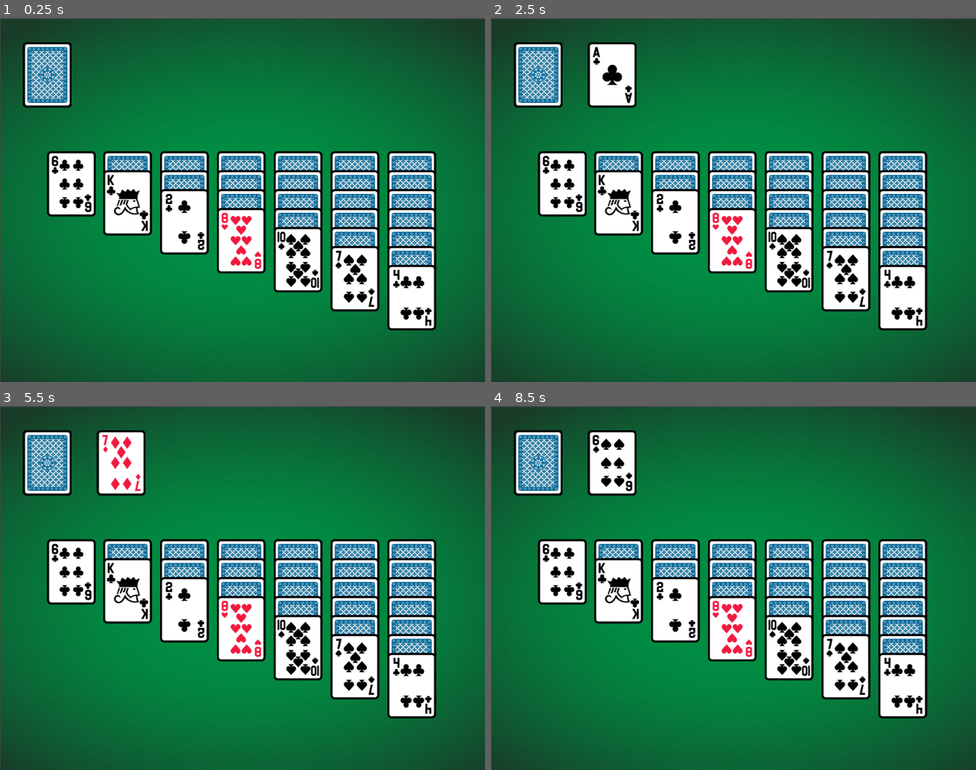
Above: before the commit, frames 1-4 (two rows, left to right).
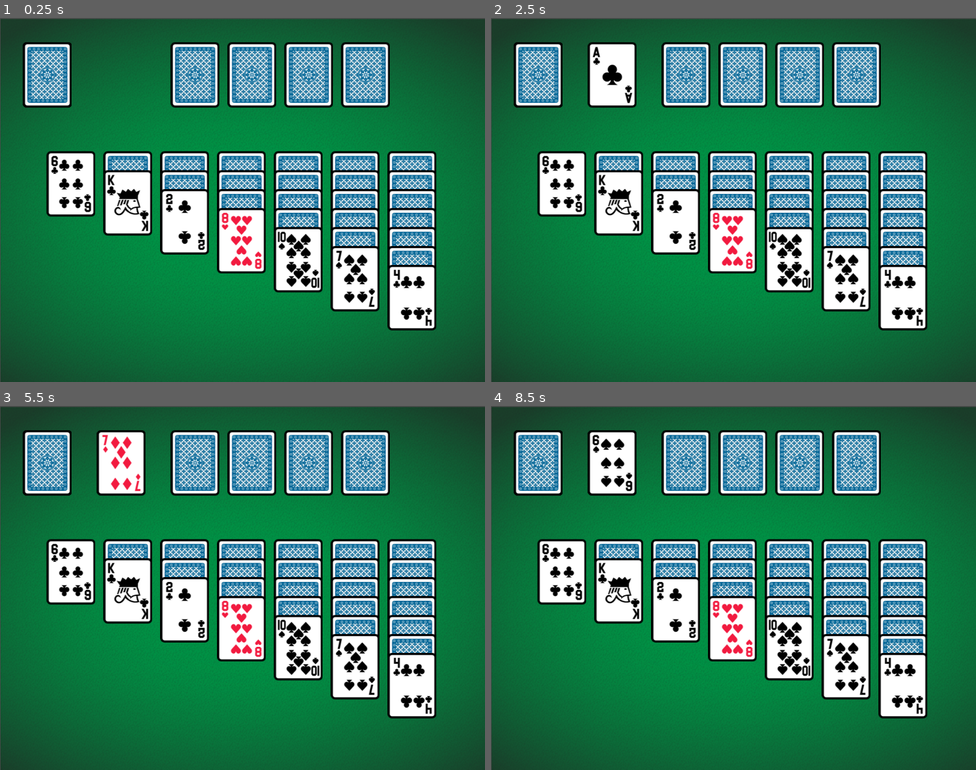
Above: after the commit, the same moments.

Repository: josajunior81/solitaire
Game: Godot game, scene res://board.tscn
Same seed, same stepped clock (60 frames per second), same inputs: the game is played once before the commit and once after it.
Inputs (mouse positions are in pixels of both pictures, inside the frame that each line leads up to):
- Up to frame 1 (0.25 s): no input
- Up to frame 2 (2.5 s): tap Enter at 0.5, 2 s; drag from (539, 76) to (782, 119) at 0.52 s; tap Space at 1.25 s; drag from (539, 76) to (709, 272) at 1.27 s; move the mouse to (539, 76) at 2.02 s; click (539, 76) at 2.17 s
- Up to frame 3 (5.5 s): tap Space at 2.75, 4.25 s; drag from (48, 464) to (97, 533) at 2.77 s; tap Enter at 3.5 s; drag from (48, 464) to (266, 588) at 3.52 s; drag from (48, 464) to (169, 497) at 4.27 s; move the mouse to (48, 464) at 5.02 s; click (48, 464) at 5.17 s
- Up to frame 4 (8.5 s): drag from (539, 464) to (636, 606) at 5.77 s; drag from (539, 464) to (782, 507) at 6.52 s; drag from (539, 464) to (709, 660) at 7.27 s; move the mouse to (539, 464) at 8.02 s; click (539, 464) at 8.17 s

The runs differ from the first frame. In frame 1, 13% of the frame differs, in the area x 9-90%, y 6-86%; in frame 2, 13%; in frame 3, 13%; in frame 4, 13%.

Commit message:
Cards and more

Diff:
--- a/board.tscn
+++ b/board.tscn
@@ -1,9 +1,10 @@
-[gd_scene load_steps=5 format=2]
+[gd_scene load_steps=6 format=2]
 
 [ext_resource path="res://assets/cards-bg3.png" type="Texture" id=1]
 [ext_resource path="res://card.tscn" type="PackedScene" id=2]
 [ext_resource path="res://deck.tscn" type="PackedScene" id=3]
 [ext_resource path="res://scripts/board.gd" type="Script" id=4]
+[ext_resource path="res://dock.tscn" type="PackedScene" id=5]
 
 [node name="Board" type="Node2D" groups=[
 "cards",
@@ -25,24 +26,36 @@
 [node name="Tween" type="Tween" parent="."]
 
 [node name="1_card" type="Position2D" parent="."]
-position = Vector2( 150.797, 350 )
+position = Vector2( 150, 350 )
 
 [node name="2_card" type="Position2D" parent="."]
-position = Vector2( 269.209, 350 )
+position = Vector2( 270, 350 )
 
 [node name="3_card" type="Position2D" parent="."]
-position = Vector2( 389.209, 350 )
+position = Vector2( 390, 350 )
 
 [node name="4_card" type="Position2D" parent="."]
-position = Vector2( 509.209, 350 )
+position = Vector2( 510, 350 )
 
 [node name="5_card" type="Position2D" parent="."]
-position = Vector2( 629.209, 350 )
+position = Vector2( 630, 350 )
 
 [node name="6_card" type="Position2D" parent="."]
-position = Vector2( 749.209, 350 )
+position = Vector2( 750, 350 )
 
 [node name="7_card" type="Position2D" parent="."]
-position = Vector2( 869.209, 350 )
+position = Vector2( 870, 350 )
+
+[node name="Area2D" parent="." instance=ExtResource( 5 )]
+position = Vector2( 412, 120 )
+
+[node name="Area2D2" parent="." instance=ExtResource( 5 )]
+position = Vector2( 532, 120 )
+
+[node name="Area2D3" parent="." instance=ExtResource( 5 )]
+position = Vector2( 652, 120 )
+
+[node name="Area2D4" parent="." instance=ExtResource( 5 )]
+position = Vector2( 772, 120 )
 [connection signal="next_card" from="Deck" to="." method="_on_next_card"]
 [connection signal="tween_completed" from="Tween" to="." method="_on_card_tween_completed"]
--- a/card.tscn
+++ b/card.tscn
@@ -79,3 +79,4 @@
 anims/Flip = SubResource( 2 )
 
 [node name="Tween" type="Tween" parent="."]
+[connection signal="tween_completed" from="Tween" to="." method="_on_card_tween_completed"]
--- /dev/null
+++ b/dock.tscn
@@ -0,0 +1,15 @@
+[gd_scene load_steps=3 format=2]
+
+[ext_resource path="res://assets/Pack/back.png" type="Texture" id=1]
+
+[sub_resource type="RectangleShape2D" id=1]
+extents = Vector2( 52.0554, 68.9537 )
+
+[node name="Area2D" type="Area2D"]
+input_pickable = false
+
+[node name="Sprite" type="Sprite" parent="."]
+texture = ExtResource( 1 )
+
+[node name="CollisionShape2D" type="CollisionShape2D" parent="."]
+shape = SubResource( 1 )
--- a/project.godot
+++ b/project.godot
@@ -25,6 +25,7 @@
 
 [rendering]
 
+quality/driver/driver_name="GLES2"
 vram_compression/import_etc=true
 vram_compression/import_etc2=false
 environment/default_environment="res://default_env.tres"
--- a/scripts/board.gd
+++ b/scripts/board.gd
@@ -14,7 +14,7 @@
 signal dock_card(card, node)
 signal flip_card(card, pos)
 signal set_card_parent(card, node)
-signal set_card_last_position(card, pos)
+signal set_card_last_position(card, pos, y_padding)
 signal set_card_on_top(card, on_top)
 
 func _ready():
@@ -49,7 +49,7 @@
 			card_posy = card_posy + 40
 			board_cards[index-1].append(card)
 			emit_signal("set_card_parent", card, node)
-			emit_signal("set_card_last_position", card, card.position)
+			emit_signal("set_card_last_position", card, card.global_position, card.position.y)
 			if (i+1) == index:
 				emit_signal("flip_card", card, Vector2(0,0))
 				emit_signal("set_card_on_top", card, true)
@@ -61,7 +61,7 @@
 		c.add_to_group("cards")
 		zindex = zindex + 1
 		emit_signal("set_card_parent", c, $Deck)
-		emit_signal("set_card_last_position", c, c.position)
+		emit_signal("set_card_last_position", c, c.global_position, 0)
 
 	available_cards = cards
 
@@ -78,7 +78,7 @@
 
 		emit_signal("flip_card", card, Vector2(0,0))
 		emit_signal("set_card_parent", card, $OpenCard)
-		emit_signal("set_card_last_position", card, card.position)
+		emit_signal("set_card_last_position", card, card.global_position, 0)
 		emit_signal("set_card_on_top", card, true)
 
 		if open_cards.size() > 0:
@@ -94,7 +94,7 @@
 				$OpenCard.remove_child(child)
 				$Deck.add_child(child)
 				emit_signal("set_card_parent", child, $Deck)
-				emit_signal("set_card_last_position", child, child.position)
+				emit_signal("set_card_last_position", child, child.global_position, 0)
 				emit_signal("flip_card", child, Vector2(0,0))
 
 func _on_card_tween_completed(object, key):
--- a/scripts/card.gd
+++ b/scripts/card.gd
@@ -5,6 +5,7 @@
 var drag_enabled = false
 var card_dragging
 export var speed = 75
+var y_pos = 0
 var last_position = Vector2(0,0)
 var open_position = Vector2(0,0)
 var reveal = false
@@ -25,19 +26,10 @@
 			if event.pressed:
 				card_dragging = self
 				drag_enabled = true
-				last_position = position
 				get_parent().remove_child(self)
 				board_node.add_child(self)
 			else:
 				drag_enabled = false
-				get_parent().remove_child(self)
-				original_parent.add_child(self)
-
-#func _input(event):
-#	if event is InputEventMouseButton:
-#		if event.button_index == BUTTON_LEFT and not event.pressed:
-#			drag_enabled = false
-
 
 func _physics_process(delta):
 	var movement = Vector2()
@@ -50,9 +42,7 @@
 			print("I collided with ", collision.collider.name)
 	else:
 		if flipped and card_dragging == self:
-			print(card_dragging)
-			card_dragging = null
-			$Tween.interpolate_property(self, "position", position, last_position, 0.2, Tween.TRANS_CUBIC, Tween.EASE_OUT)
+			$Tween.interpolate_property(self, "position", position, last_position, 0.05, Tween.TRANS_LINEAR, Tween.EASE_OUT)
 			$Tween.start()
 
 	input_pickable = flipped and on_top
@@ -89,10 +79,19 @@
 	if card == self:
 		original_parent = parent
 
-func _on_set_last_position(card, pos):
+func _on_set_last_position(card, pos, y_padding):
 	if card == self:
 		last_position = pos
+		y_pos = y_padding
 
 func _on_set_card_on_top(card, is_on_top):
 	if card == self:
 		on_top = is_on_top
+
+
+func _on_card_tween_completed(object, key):
+	if object == self:
+		card_dragging = null
+		self.position = Vector2(0, y_pos)
+		get_parent().remove_child(self)
+		original_parent.add_child(self)
